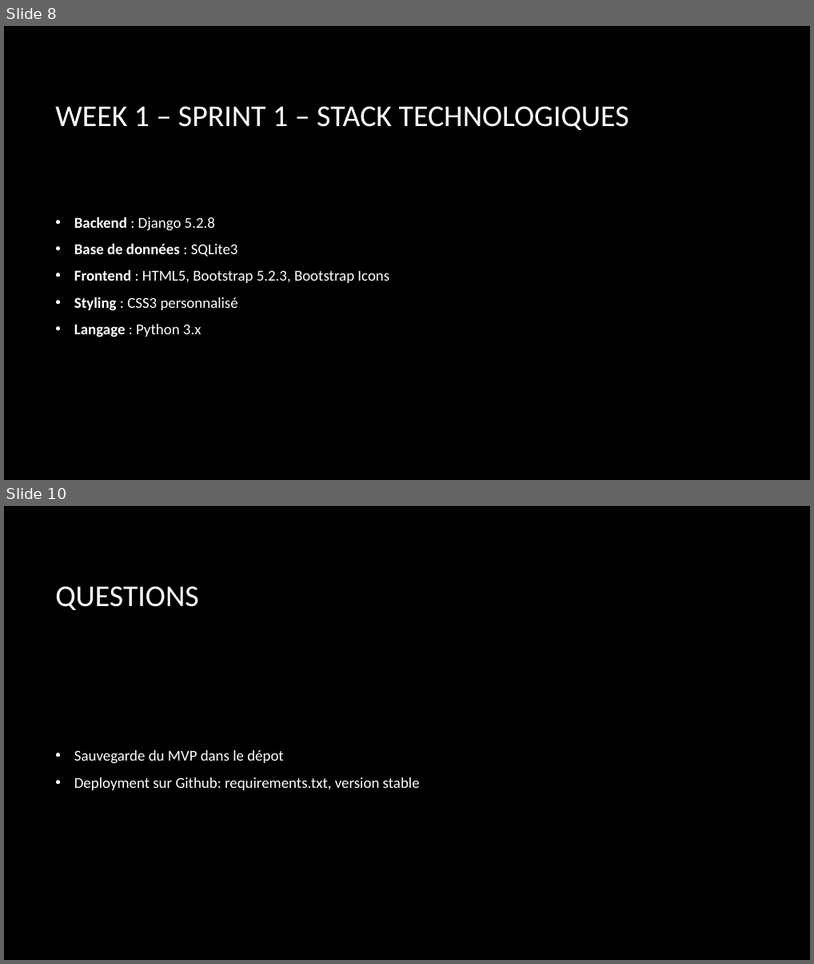
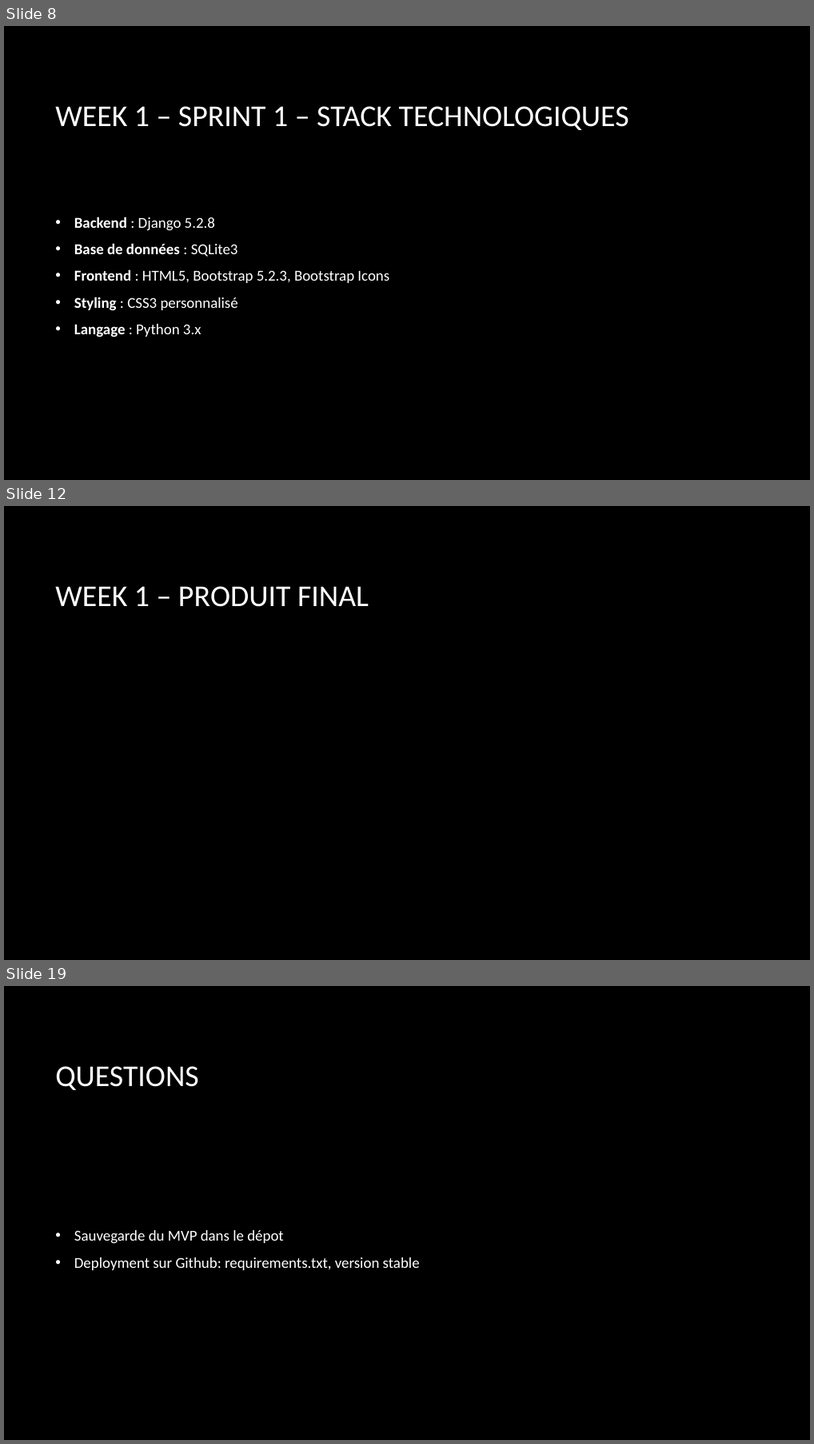
Before and after one commit to fus3r/FitnessArc, a slide deck: week1/saclay_local/WorkingDocs/presentation.pptx. Shown one above the other, each under a label of ours: slides 8 and 10 before the commit, slides 8, 12 and 19 after it; the slides between them are not shown. The pictures are 814x964 and 814x1444 pixels, drawn with LibreOffice and Linux fonts; fonts in the diff are those of the drawing; background and template pictures are left out. Boxes give left, top, right and bottom in pixels: in the first picture for what was removed or moved away, otherwise in the second. Text is boxed around its words. In the diff, an @@ line names an element or a change of style, - is before the commit and + after.

Commit message:
[week1] Added images for Products

```diff
--- a/week1/saclay_local/WorkingDocs/presentation.pptx
+++ b/week1/saclay_local/WorkingDocs/presentation.pptx
@@ slide 12 added at box(4, 506, 810, 960), background picture (left out) @@
@@ title added at box(55, 586, 369, 607), 36 pt, text #FFFFFF @@
+WEEK 1 – PRODUIT FINAL
@@ what was slide 10 is now slide 19 @@
```
Also in this commit, not shown: 1 slide changed, 8 other slides added, 12 other files.
